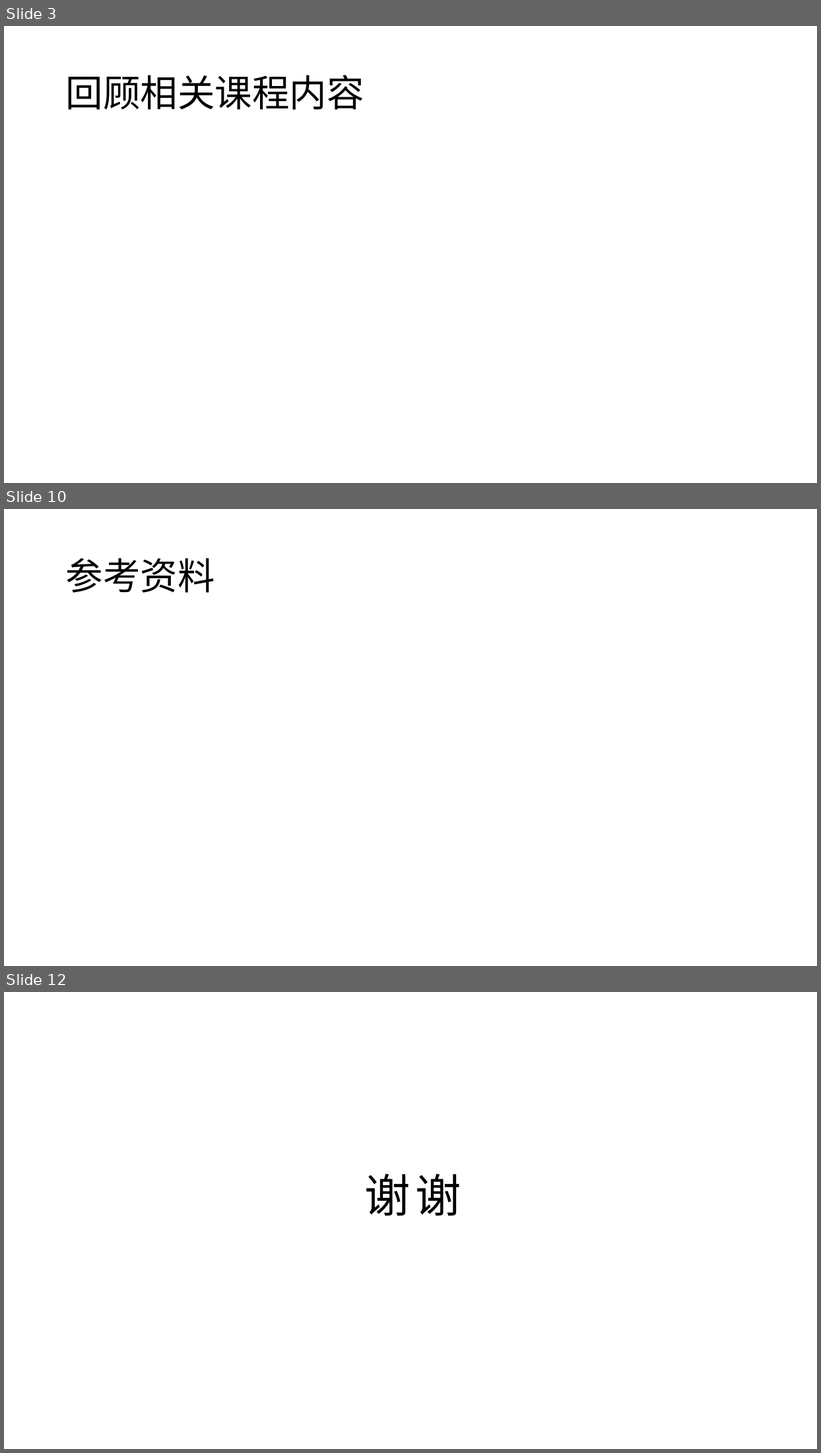
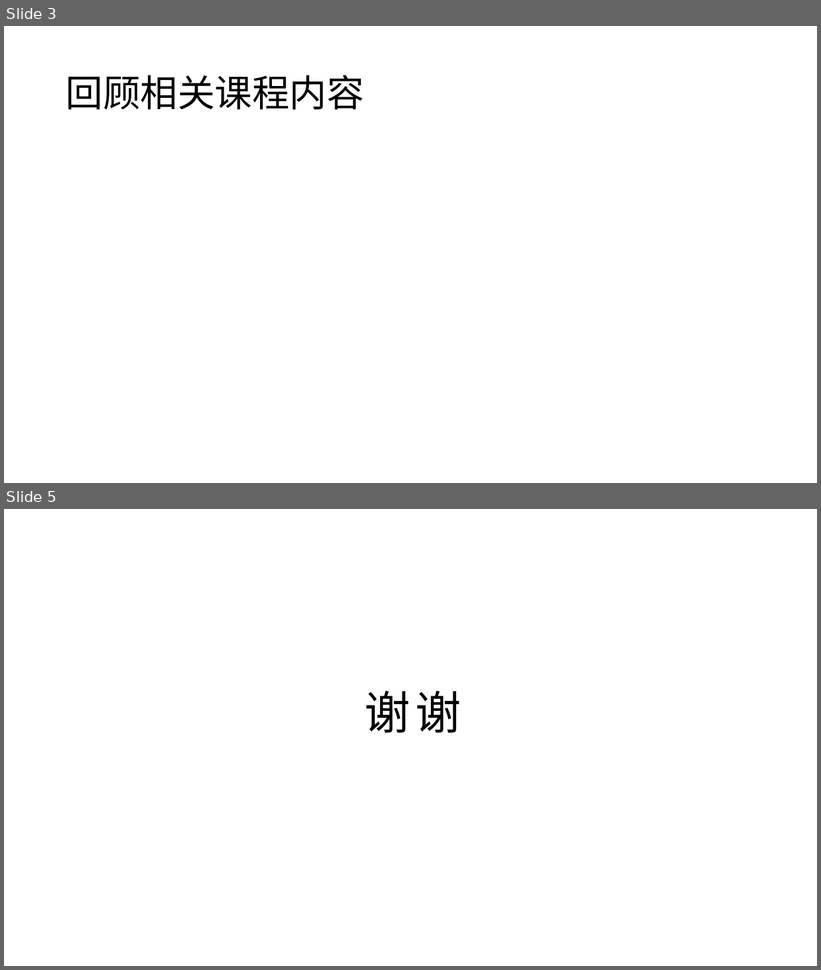
Before and after one commit to yyc-git/Course-of-Miracles, a slide deck: 模板.pptx. Shown one above the other, each under a label of ours: slides 3, 10 and 12 before the commit, slides 3 and 5 after it; the slides between them are not shown. The pictures are 821x1453 and 821x970 pixels, drawn with LibreOffice and Linux fonts; fonts in the diff are those of the drawing. Boxes give left, top, right and bottom in pixels: in the first picture for what was removed or moved away, otherwise in the second. Text is boxed around its words. In the diff, an @@ line names an element or a change of style, - is before the commit and + after.

```diff
--- a/模板.pptx
+++ b/模板.pptx
@@ slide 10 removed at box(4, 509, 817, 966), background #FFFFFF @@
@@ title removed at box(66, 558, 215, 593) @@
-参考资料
@@ what was slide 12 is now slide 5 @@
```
Also in this commit, not shown: 2 slides added, 8 other slides removed, 4 other files.
